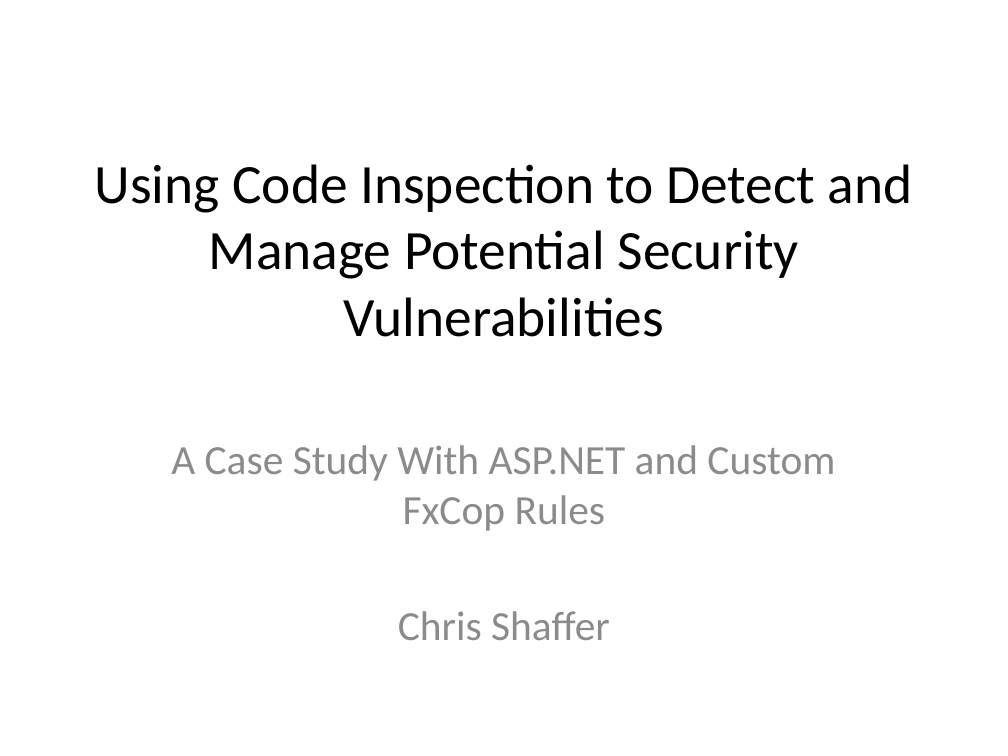
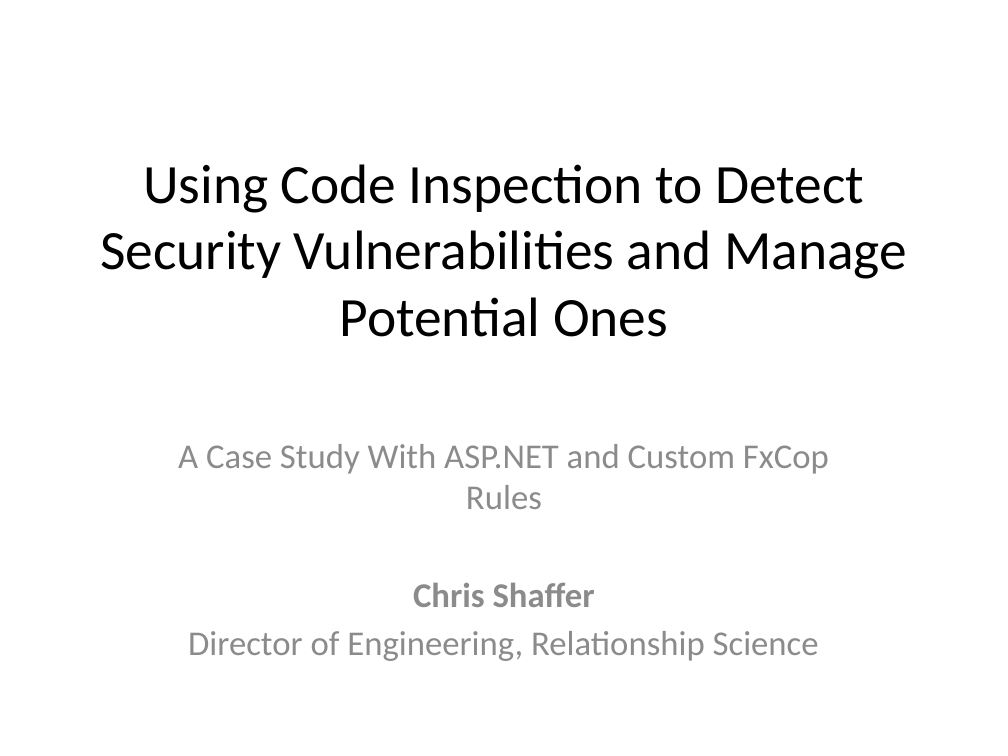
Before and after one commit to Chris-ScoutCorps/FxCop, a slide deck: slide 1 of FxCop.pptx. Drawn at 1008x756 pixels with LibreOffice and Linux fonts; fonts in the diff are those of the drawing; background and template pictures are left out. Boxes give left, top, right and bottom in pixels: in the first picture for what was removed or moved away, otherwise in the second. Text is boxed around its words. In the diff, an @@ line names an element or a change of style, - is before the commit and + after.

```diff
--- a/FxCop.pptx
+++ b/FxCop.pptx
@@ title at [100, 164, 907, 337]: text changed @@
-Using Code Inspection to Detect and Manage Potential Security Vulnerabilities
+Using Code Inspection to Detect Security Vulnerabilities and Manage Potential Ones
@@ subtitle at [178, 444, 829, 607]: size 29.6 to 24.8 pt in "A Case Study With ASP.NET and Custom ...", "Chris Shaffer"; bold on in "Chris Shaffer" @@
@@ subtitle at [188, 631, 819, 661]: paragraph added @@
+Director of Engineering, Relationship Science
```
Also in this commit, not shown: 10 other slides changed, 1 other file.
